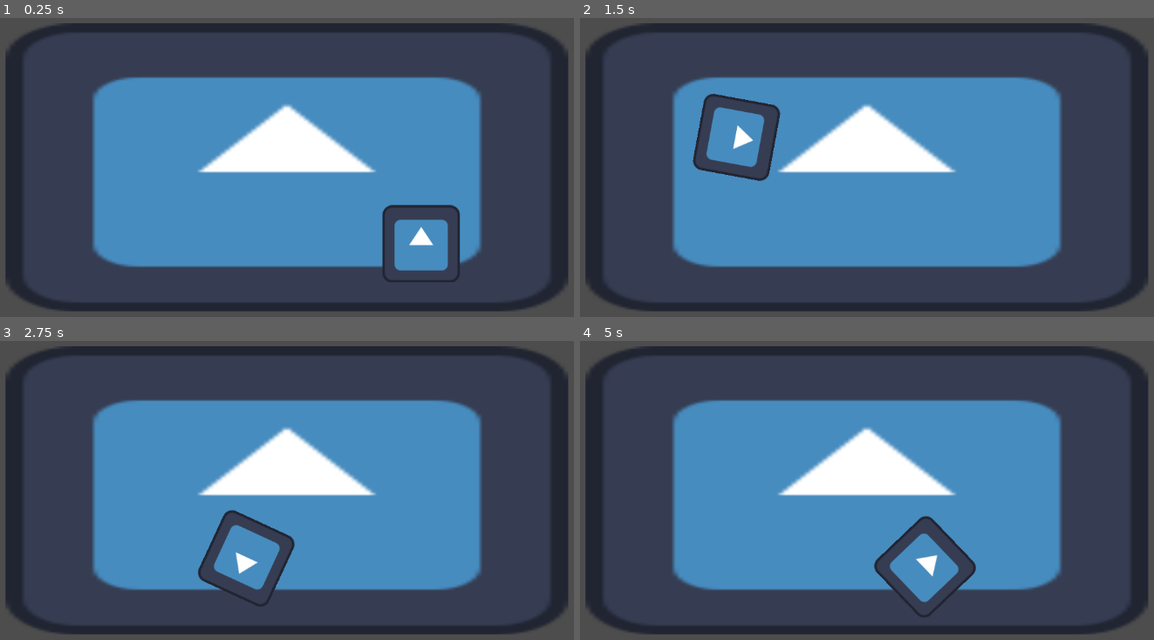
Above: before the commit, frames 1-4 (two rows, left to right).
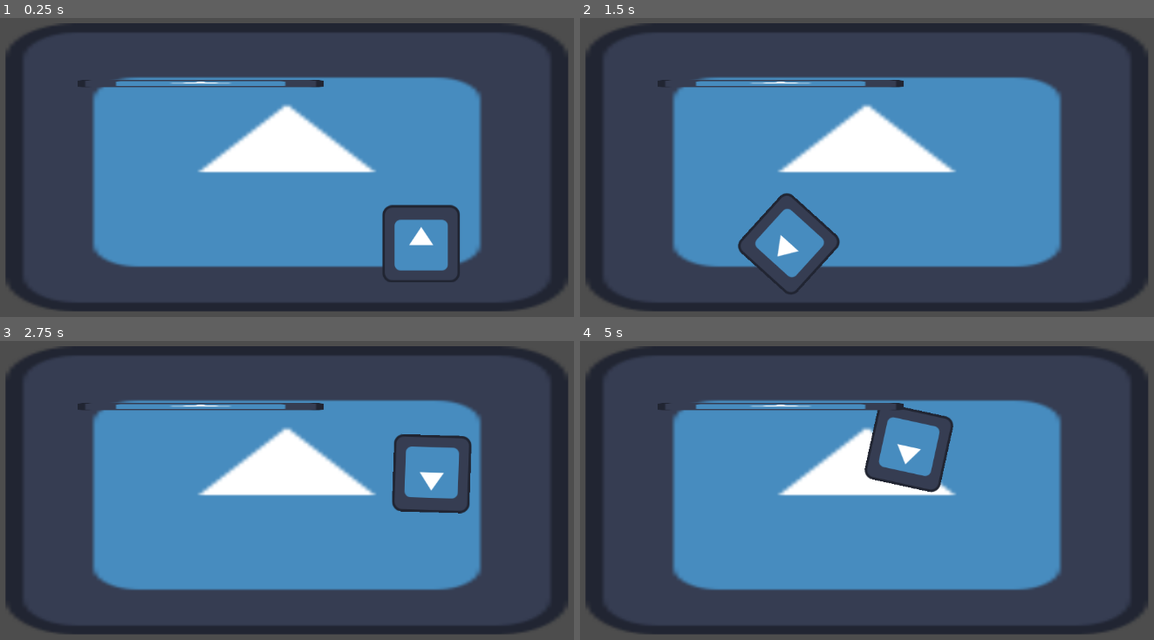
Above: after the commit, the same moments.

Repository: guanglinwei/coolpool
Game: Godot game, scene res://PoolScene.tscn
Two runs of this game, one before a commit and one after it. Both use one fixed random seed, a clock stepped at 60 frames per second and the inputs below. The engine's default icon, where the game draws it, is replaced by a stand-in: a white triangle on a blue panel in a dark square.
Inputs:
- Up to frame 1 (0.25 s): no input
- Up to frame 2 (1.5 s): tap Enter (ui_accept) at 0.5, 0.6, 0.77, 1.07, 1.35 s
- Up to frame 3 (2.75 s): tap Enter (ui_accept) at 1.52, 1.82, 2.1 s
- Up to frame 4 (5 s): tap Enter (ui_accept) at 2.85, 3.02, 3.32, 3.6, 3.77, 4.07, 4.35, 4.52, 4.82 s

The runs differ from the first frame. In frame 1, 0.7% of the frame differs, in the area x 13-57%, y 20-24%; in frame 2, 4.6%; in frame 3, 4.6%; in frame 4, 5.0%, in the area x 13-69%, y 20-93%.

Commit message:
additional stuff

Diff:
--- /dev/null
+++ b/Cue.tscn
@@ -0,0 +1,20 @@
+[gd_scene load_steps=4 format=3 uid="uid://dk0x1sbdvcg2b"]
+
+[ext_resource type="Texture2D" uid="uid://x2m7kifeiqgf" path="res://icon.svg" id="1_lhpgs"]
+[ext_resource type="Script" uid="uid://cf2h3kdmfoxvp" path="res://cue.gd" id="2_x4x3d"]
+
+[sub_resource type="SpriteFrames" id="SpriteFrames_vh2b3"]
+animations = [{
+"frames": [{
+"duration": 1.0,
+"texture": ExtResource("1_lhpgs")
+}],
+"loop": true,
+"name": &"default",
+"speed": 5.0
+}]
+
+[node name="Cue" type="AnimatedSprite2D"]
+scale = Vector2(3.17969, 0.1)
+sprite_frames = SubResource("SpriteFrames_vh2b3")
+script = ExtResource("2_x4x3d")
--- a/PoolScene.tscn
+++ b/PoolScene.tscn
@@ -1,8 +1,9 @@
-[gd_scene load_steps=8 format=3 uid="uid://dhmeps37k3kt5"]
+[gd_scene load_steps=9 format=3 uid="uid://dhmeps37k3kt5"]
 
 [ext_resource type="Texture2D" uid="uid://x2m7kifeiqgf" path="res://icon.svg" id="1_imju5"]
 [ext_resource type="Script" uid="uid://4rwrgddnljvk" path="res://bumpers.gd" id="2_vh2b3"]
 [ext_resource type="PackedScene" uid="uid://s3ayjpiyroh2" path="res://Ball.tscn" id="2_yiydf"]
+[ext_resource type="PackedScene" uid="uid://dk0x1sbdvcg2b" path="res://Cue.tscn" id="4_kstpv"]
 
 [sub_resource type="RectangleShape2D" id="RectangleShape2D_yiydf"]
 size = Vector2(934.5, 215)
@@ -46,3 +47,7 @@
 
 [node name="Ball" parent="." instance=ExtResource("2_yiydf")]
 linear_damp = 1.5
+
+[node name="Cue" parent="." instance=ExtResource("4_kstpv")]
+position = Vector2(435.5, 175)
+scale = Vector2(3.17969, 0.1)
--- a/ball.gd
+++ b/ball.gd
@@ -1,14 +1,18 @@
 extends RigidBody2D
 
 func _ready() -> void:
+	setup();
+
+func setup() -> void:
 	position = Vector2(800, 600);
-	pass
 
 func _process(delta: float) -> void:
 	if Input.is_action_just_pressed("ui_accept"):
-		print('asdjfaklsdjf')
-		self.apply_impulse(Vector2(randf() - 0.5, randf() - 0.5).normalized() * 1000);
-		self.apply_torque_impulse((randf() - 0.5) * 10000 );
+		shoot();
+
+func shoot() -> void:
+	self.apply_impulse(Vector2(randf() - 0.5, randf() - 0.5).normalized() * 1000);
+	self.apply_torque_impulse((randf() - 0.5) * 10000 );
 
 func _physics_process(delta: float) -> void:
 	var collision_info = move_and_collide(linear_velocity * delta);
--- /dev/null
+++ b/cue.gd
@@ -0,0 +1,3 @@
+extends AnimatedSprite2D
+
+#func set
Not shown, added: cue.gd.uid
